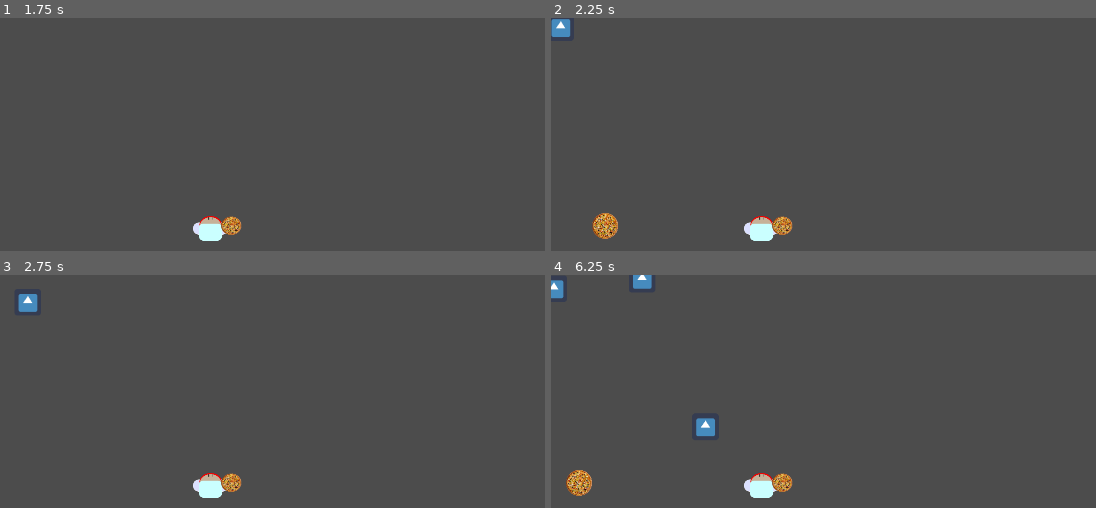
Above: before the commit, frames 1-4 (two rows, left to right).
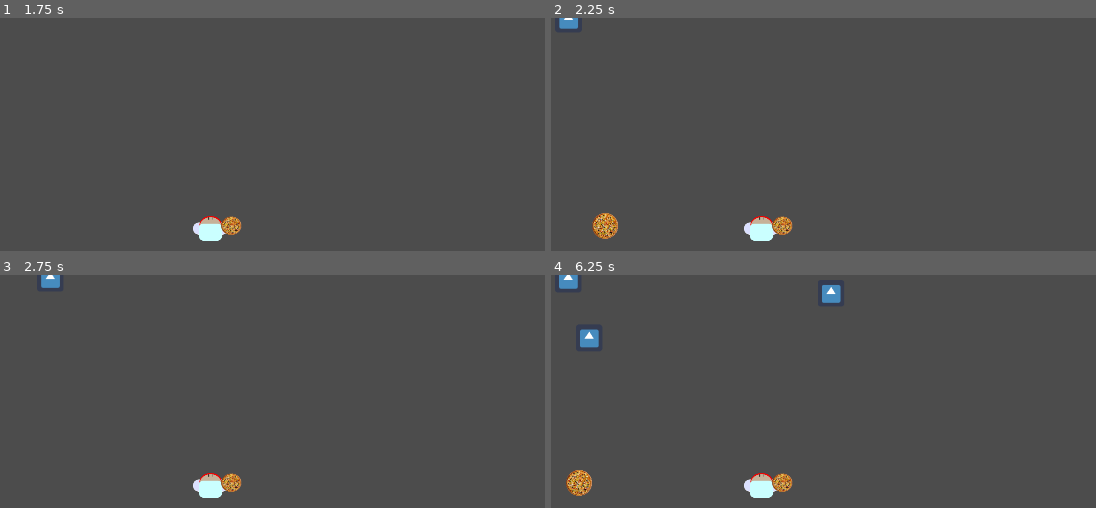
Above: after the commit, the same moments.

Repository: Vytautas-Hermann/GJ-2020
Game: Godot game, scene res://src/scenes/Main.tscn
Two runs of this game, one before a commit and one after it. Both use one fixed random seed, a clock stepped at 60 frames per second and the inputs below. This scene is started directly instead of the project's main scene. The engine's default icon, where the game draws it, is replaced by a stand-in: a white triangle on a blue panel in a dark square.
Inputs:
- Up to frame 1 (1.75 s): tap Enter at 0.5 s
- Up to frame 2 (2.25 s): no input
- Up to frame 3 (2.75 s): no input
- Up to frame 4 (6.25 s): no input

Frame 1 is identical in both runs. In frame 2, 0.3% of the frame differs, in the area x 0-5%, y 0-9%; in frame 3, 0.5%; in frame 4, 1.4%, in the area x 0-54%, y 0-70%.

Commit message:
added allergies

Diff:
--- a/src/scripts/Tower.gd
+++ b/src/scripts/Tower.gd
@@ -4,6 +4,7 @@
 var firespeed = 2000
 var reload = 1 #for changing firerate -> change firetimer waittime
 var type
+var bullettype
 var towers={
 	"pizza":{
 		"image": "",
@@ -35,6 +36,7 @@
 func _ready():
 	$FireTimer.start()
 	set_type("pizza")
+	bullettype = type
 
 func set_type(t):
 	type = t
@@ -47,10 +49,13 @@
 	$AnimatedSprite.scale.x = towers[type]['sprite']['scale']['x']
 	$AnimatedSprite.scale.y = towers[type]['sprite']['scale']['y']
 
+func set_bullettype(t):
+	bullettype = t
+
 
 func _on_FireTimer_timeout():
 	var bullet = load(munition).instance()
-	bullet.set_type(type)
+	bullet.set_type(bullettype)
 	bullet.speed = firespeed
 	add_child(bullet)
 
--- a/src/scripts/enemy.gd
+++ b/src/scripts/enemy.gd
@@ -1,21 +1,33 @@
 extends Area2D
-
-
+#allergies and their probabilities
+var available_allergies = {
+	"gluten": 0.05,
+	"lactose": 0.1,
+	"diabetis": 0.005,
+	"fish": 0.125
+	}
 var speed
-var type = "Prof"
-var allergies = ["gluten"]
+var type
+var allergies = []
 var saturation = 0
 var hunger
 var v
 var screen_size
 
+func set_type(t):
+	type = t
+
 # Called when the node enters the scene tree for the first time.
 func _ready():
+	for allergy in available_allergies:
+		if rand_range(0,1) < available_allergies[allergy]:
+			allergies.append(allergy)
 	speed = rand_range(100,200)
 	screen_size = get_viewport_rect().size
 	hunger = rand_range(20,200)
 	var f = rand_range(0,1)
 	v = Vector2(f*speed, (1-f)*speed)
+	set_type("prof")
 
 func _process(delta):
 	position += v * delta
